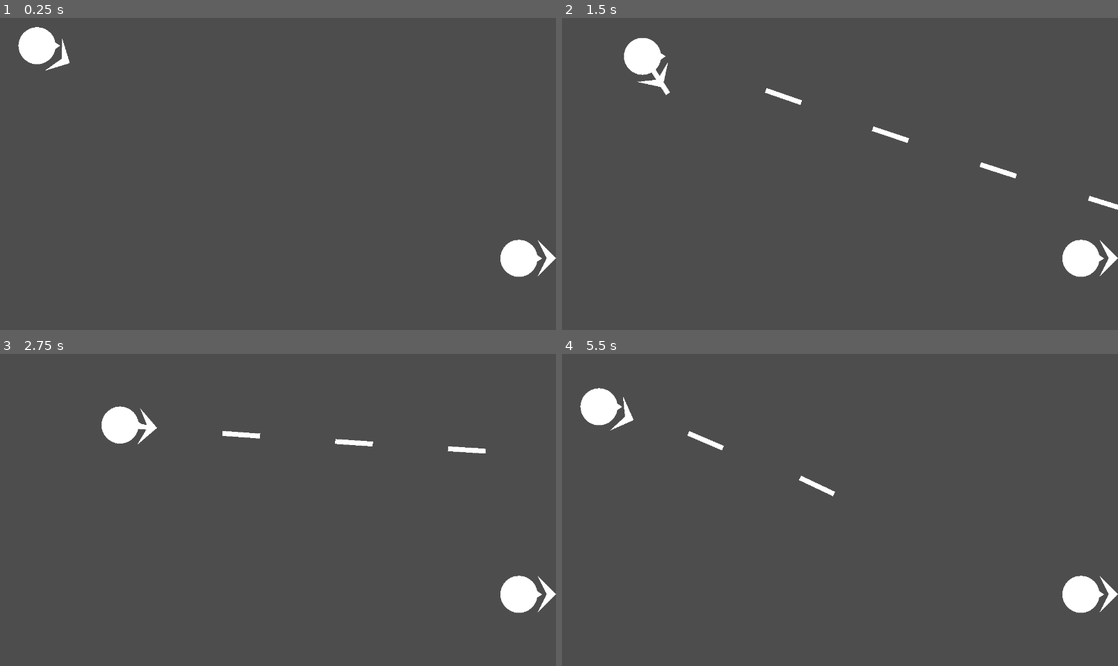
Above: before the commit, frames 1-4 (two rows, left to right).
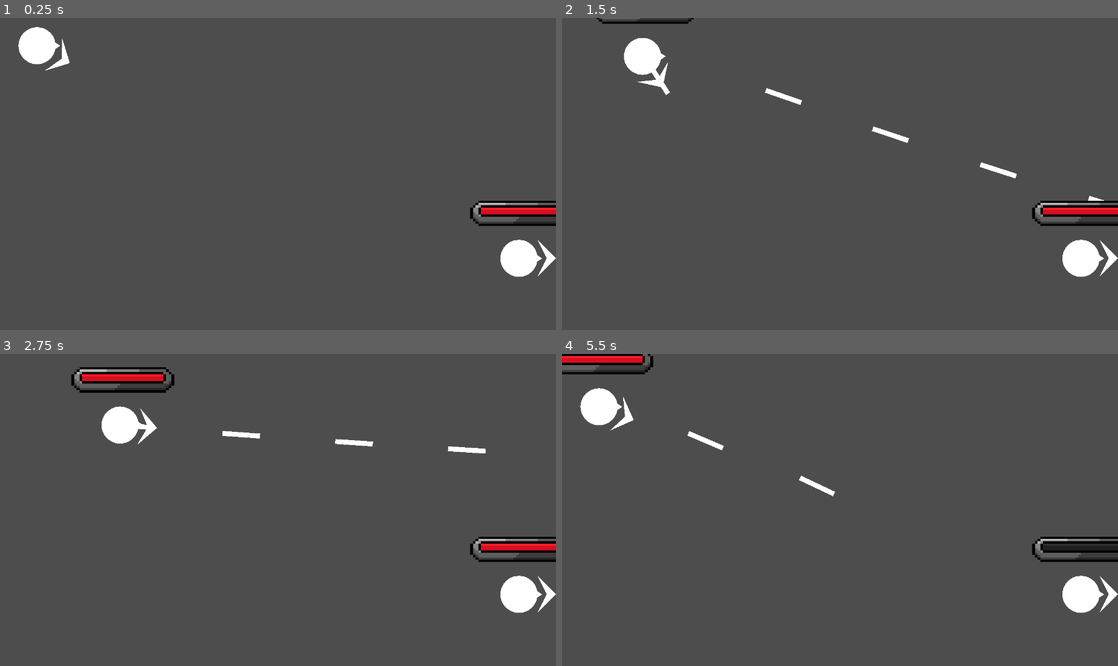
Above: after the commit, the same moments.

Repository: morie197/party_paranoia
Game: Godot game, scene res://testing_scene.tscn
Two runs of this game, one before a commit and one after it. Both use one fixed random seed, a clock stepped at 60 frames per second and the inputs below.
Inputs (mouse positions are in pixels of both pictures, inside the frame that each line leads up to):
- Up to frame 1 (0.25 s): no input
- Up to frame 2 (1.5 s): tap Enter at 0.5 s; move the mouse to (962, 158) at 0.52 s; press the mouse at (962, 158) at 0.53 s; hold D (right) 0.53-1.28 s; move the mouse to (728, 189) at 1.27 s; release the mouse at (728, 189) at 1.28 s; hold S (down) from 1.28 s (still down); click (728, 189) at 1.35 s
- Up to frame 3 (2.75 s): move the mouse to (333, 441) at 2.02 s; release S (down) at 2.03 s; press the mouse at (333, 441) at 2.03 s; hold D (right) from 2.03 s (still down); right-click (333, 441) at 2.1 s
- Up to frame 4 (5.5 s): move the mouse to (812, 572) at 2.77 s; release D (right) at 2.78 s; release the mouse at (812, 572) at 2.78 s; hold W (up) 2.78-3.53 s; click (812, 572) at 2.85 s; move the mouse to (1006, 556) at 3.52 s; press the mouse at (1006, 556) at 3.53 s; hold A (left) 3.53-5.03 s; move the mouse to (673, 463) at 4.27 s; release the mouse at (673, 463) at 4.28 s; right-click (673, 463) at 4.35 s; click (673, 463) at 4.55 s; move the mouse to (867, 510) at 5.02 s; press the mouse at (867, 510) at 5.03 s; hold S (down) from 5.03 s (still down)

The runs differ from the first frame. In frame 1, 0.9% of the frame differs, in the area x 84-100%, y 58-67%; in frame 2, 1.1%; in frame 3, 2.0%, in the area x 12-100%, y 4-67%; in frame 4, 1.6%.

Commit message:
[Add] HP Bars

Diff:
--- a/character.gd
+++ b/character.gd
@@ -8,6 +8,7 @@
 @export var character_attack: Node
 @export var character_aim_visuals: Node2D
 @export var character_health: CharacterHealth
+@export var character_health_bar: CharacterHealthBar
 
 @export var ally: bool = true
 
@@ -38,6 +39,9 @@
 	if character_move:
 		character_move.character_to_move = self
 
+	if character_health and character_health_bar:
+		character_health.hp_changed.connect(character_health_bar.update_hp)
+
 
 # Called every frame. 'delta' is the elapsed time since the previous frame.
 func _process(delta):
--- a/character_health.gd
+++ b/character_health.gd
@@ -4,6 +4,7 @@
 @export var max_hp: float = 10
 @export var current_hp: float = 10
 
+signal hp_changed(percent: float)
 signal died
 
 # Called when the node enters the scene tree for the first time.
@@ -21,4 +22,6 @@
 		died.emit()
 		print("Dead lol")
 
+	hp_changed.emit(current_hp/max_hp * 100)
+
 	print(current_hp)
--- /dev/null
+++ b/character_hp_bar.tscn
@@ -0,0 +1,20 @@
+[gd_scene format=3 uid="uid://cd1f3cufc3x8p"]
+
+[ext_resource type="Texture2D" uid="uid://ef1iq8xoylle" path="res://bar_background.png" id="1_82ka4"]
+[ext_resource type="Texture2D" uid="uid://c2vfhciurwafn" path="res://bar_over.png" id="2_4h7ao"]
+[ext_resource type="Texture2D" uid="uid://s4sb106gr1ge" path="res://red_bar_smaller.png" id="3_ck4u4"]
+[ext_resource type="Script" uid="uid://6ijdn8d7nx5q" path="res://health_bar.gd" id="4_phk74"]
+
+[node name="CharacterHPBar" type="TextureProgressBar" unique_id=361129362]
+offset_left = -56.0
+offset_top = -56.0
+offset_right = 56.0
+offset_bottom = -24.0
+max_value = 160.0
+value = 100.0
+nine_patch_stretch = true
+texture_under = ExtResource("1_82ka4")
+texture_over = ExtResource("2_4h7ao")
+texture_progress = ExtResource("3_ck4u4")
+texture_progress_offset = Vector2(23.365, 0)
+script = ExtResource("4_phk74")
--- /dev/null
+++ b/health_bar.gd
@@ -0,0 +1,14 @@
+extends TextureProgressBar
+class_name CharacterHealthBar
+
+# Called when the node enters the scene tree for the first time.
+func _ready():
+	pass # Replace with function body.
+
+
+# Called every frame. 'delta' is the elapsed time since the previous frame.
+func _process(delta):
+	pass
+
+func update_hp(new_hp_percent: float):
+	value = new_hp_percent
--- a/player_archer.tscn
+++ b/player_archer.tscn
@@ -6,6 +6,7 @@
 [ext_resource type="Script" uid="uid://c4ce50nrk6ade" path="res://character_projectile_attack.gd" id="4_5fqsj"]
 [ext_resource type="PackedScene" uid="uid://c5f5543jot8m1" path="res://archer_projectile.tscn" id="5_4d32p"]
 [ext_resource type="Script" uid="uid://c15iunfn6p2qk" path="res://character_health.gd" id="6_egkd7"]
+[ext_resource type="PackedScene" uid="uid://cd1f3cufc3x8p" path="res://character_hp_bar.tscn" id="7_tg05m"]
 
 [sub_resource type="SphereMesh" id="SphereMesh_h5qqk"]
 radius = 1.0
@@ -16,7 +17,7 @@
 [sub_resource type="CircleShape2D" id="CircleShape2D_h5qqk"]
 radius = 16.0
 
-[node name="PlayerArcher" type="CharacterBody2D" unique_id=882159276 node_paths=PackedStringArray("movement_input_controller", "direction_controller", "attack_input_controller", "character_move", "character_attack", "character_aim_visuals", "character_health")]
+[node name="PlayerArcher" type="CharacterBody2D" unique_id=882159276 node_paths=PackedStringArray("movement_input_controller", "direction_controller", "attack_input_controller", "character_move", "character_attack", "character_aim_visuals", "character_health", "character_health_bar")]
 script = ExtResource("1_yyhkc")
 movement_input_controller = NodePath("PlayerInput")
 direction_controller = NodePath("PlayerInput")
@@ -25,6 +26,7 @@
 character_attack = NodePath("CharacterProjectileAttack")
 character_aim_visuals = NodePath("AimVisuals")
 character_health = NodePath("CharacterHealth")
+character_health_bar = NodePath("CharacterHPBar")
 
 [node name="CharacterVisuals" type="Node2D" parent="." unique_id=268260858]
 
@@ -59,3 +61,5 @@
 
 [node name="CharacterHealth" type="Node" parent="." unique_id=1527748649]
 script = ExtResource("6_egkd7")
+
+[node name="CharacterHPBar" parent="." unique_id=361129362 instance=ExtResource("7_tg05m")]
--- a/project.godot
+++ b/project.godot
@@ -66,4 +66,5 @@
 
 [rendering]
 
+textures/canvas_textures/default_texture_filter=0
 rendering_device/driver.windows="d3d12"
--- a/small_enemy.tscn
+++ b/small_enemy.tscn
@@ -2,6 +2,7 @@
 
 [ext_resource type="Script" uid="uid://c6883obyp1ilb" path="res://character.gd" id="1_35gl2"]
 [ext_resource type="Script" uid="uid://chdaesq4yyh0h" path="res://character_move.gd" id="2_74pum"]
+[ext_resource type="PackedScene" uid="uid://cd1f3cufc3x8p" path="res://character_hp_bar.tscn" id="4_n8qhk"]
 [ext_resource type="Script" uid="uid://c15iunfn6p2qk" path="res://character_health.gd" id="5_g2n3m"]
 
 [sub_resource type="StandardMaterial3D" id="StandardMaterial3D_33ipd"]
@@ -18,10 +19,11 @@
 [sub_resource type="CircleShape2D" id="CircleShape2D_bj0nv"]
 radius = 16.0
 
-[node name="SmallEnemy" type="CharacterBody2D" unique_id=1235497243 node_paths=PackedStringArray("character_aim_visuals", "character_health")]
+[node name="SmallEnemy" type="CharacterBody2D" unique_id=1235497243 node_paths=PackedStringArray("character_aim_visuals", "character_health", "character_health_bar")]
 script = ExtResource("1_35gl2")
 character_aim_visuals = NodePath("AimVisuals")
 character_health = NodePath("CharacterHealth")
+character_health_bar = NodePath("CharacterHPBar")
 ally = false
 metadata/_custom_type_script = "uid://c6883obyp1ilb"
 
@@ -50,3 +52,5 @@
 
 [node name="CharacterHealth" type="Node" parent="." unique_id=451289663]
 script = ExtResource("5_g2n3m")
+
+[node name="CharacterHPBar" parent="." unique_id=361129362 instance=ExtResource("4_n8qhk")]
Binary file added: bar_background.png
Not shown, added: bar_background.png.import
Binary file added: bar_over.png
Not shown, added: bar_over.png.import
Not shown, added: health_bar.gd.uid
Binary file added: red_bar.png
Not shown, added: red_bar.png.import
Binary file added: red_bar_smaller.png
Not shown, added: red_bar_smaller.png.import
